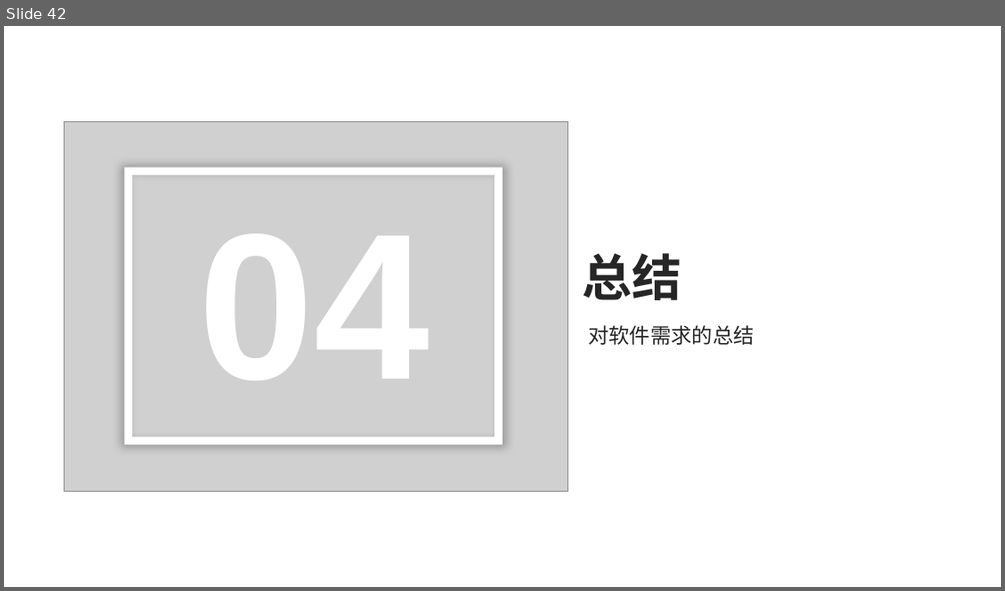
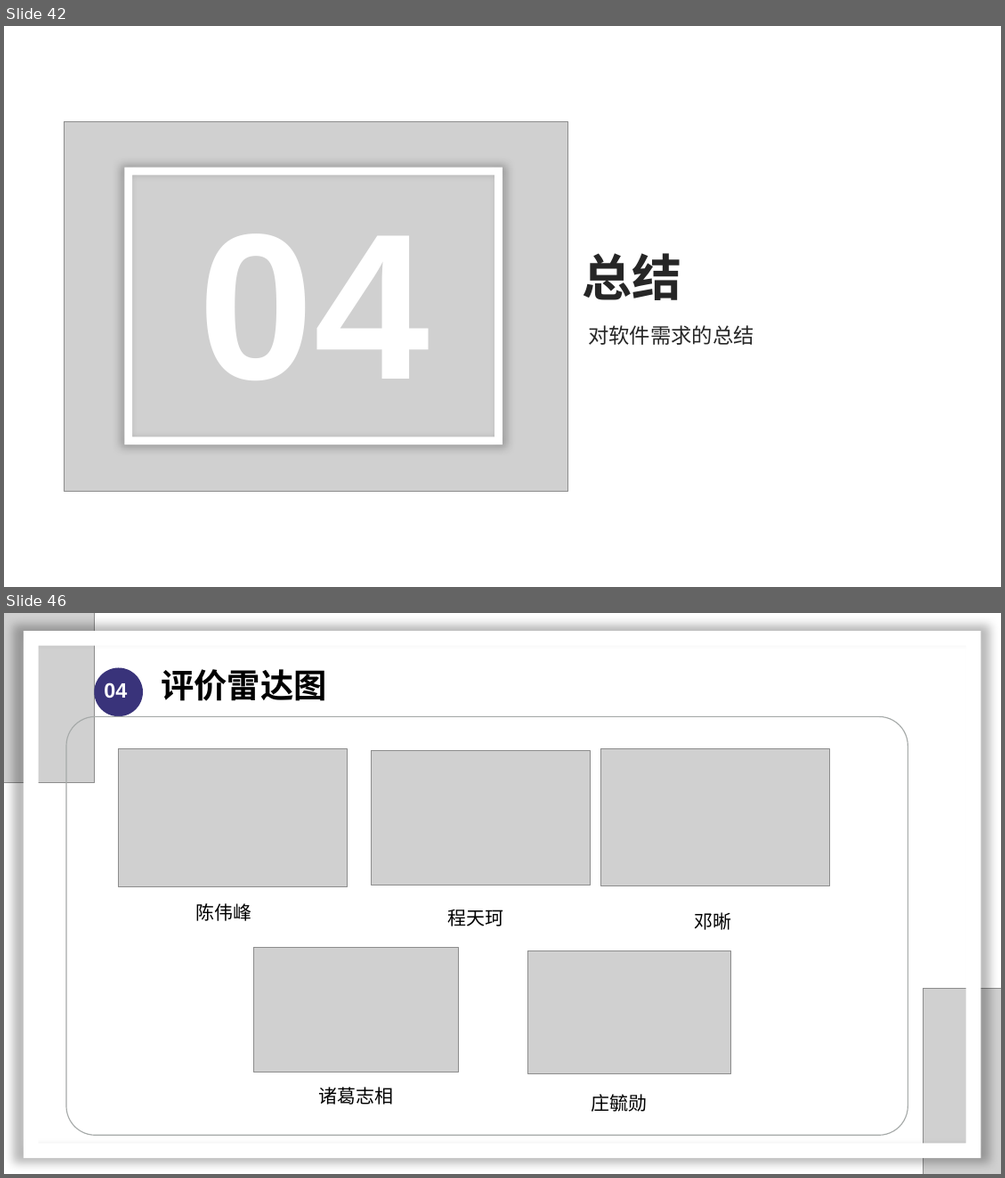
Before and after one commit to SarielX98/PRD2018G14, a slide deck: 受控文档/PPT/软件需求工程审核PPT.pptx. Shown one above the other, each under a label of ours: slide 42 before the commit, slides 42 and 46 after it; the slides between them are not shown. The pictures are 1005x591 and 1005x1178 pixels, drawn with LibreOffice and Linux fonts; fonts in the diff are those of the drawing; grey boxes stand for pictures; background and template pictures are left out. Boxes give left, top, right and bottom in pixels: in the first picture for what was removed or moved away, otherwise in the second. Text is boxed around its words. In the diff, an @@ line names an element or a change of style, - is before the commit and + after.

```diff
--- a/受控文档/PPT/软件需求工程审核PPT.pptx
+++ b/受控文档/PPT/软件需求工程审核PPT.pptx
@@ slide 46 added at (x1=4, y1=613, x2=1001, y2=1174), background #FFFFFF @@
@@ picture added at (x1=4, y1=613, x2=95, y2=783) @@
@@ frame added at (x1=24, y1=631, x2=980, y2=1159), fill #FFFFFF @@
@@ ellipse added at (x1=95, y1=667, x2=143, y2=716), fill #39337A @@
@@ text added at (x1=104, y1=682, x2=127, y2=698), 20 pt, text #FFFFFF, bold @@
+04
@@ text added at (x1=161, y1=669, x2=327, y2=701), 32 pt, text #000000, bold @@
+评价雷达图
@@ rounded rectangle added at (x1=66, y1=717, x2=907, y2=1135), outline #A6AAA9 1 pt @@
@@ picture added at (x1=119, y1=749, x2=348, y2=887) @@
@@ picture added at (x1=372, y1=751, x2=590, y2=885) @@
@@ picture added at (x1=601, y1=749, x2=830, y2=886) @@
@@ text added at (x1=196, y1=903, x2=252, y2=921), 18 pt, text #000000 @@
+陈伟峰
@@ text added at (x1=448, y1=908, x2=504, y2=926), 18 pt, text #000000 @@
+程天珂
@@ text added at (x1=694, y1=912, x2=731, y2=930), 18 pt, text #000000 @@
+邓晰
@@ picture added at (x1=254, y1=948, x2=458, y2=1072) @@
@@ picture added at (x1=527, y1=951, x2=731, y2=1074) @@
@@ picture added at (x1=923, y1=988, x2=1001, y2=1174) @@
@@ text added at (x1=319, y1=1086, x2=394, y2=1104), 18 pt, text #000000 @@
+诸葛志相
@@ text added at (x1=591, y1=1094, x2=647, y2=1111), 18 pt, text #000000 @@
+庄毓勋
```
Also in this commit, not shown: 12 slides changed, 3 other slides added.
